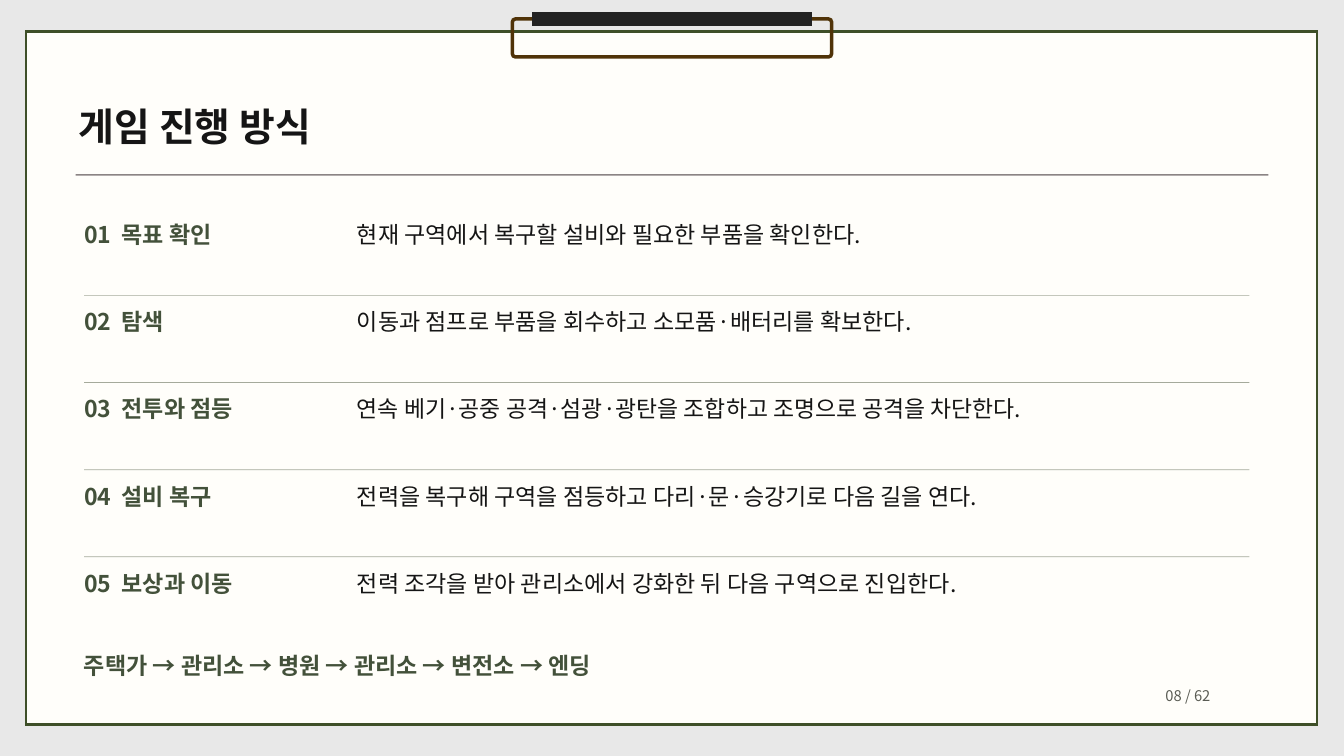
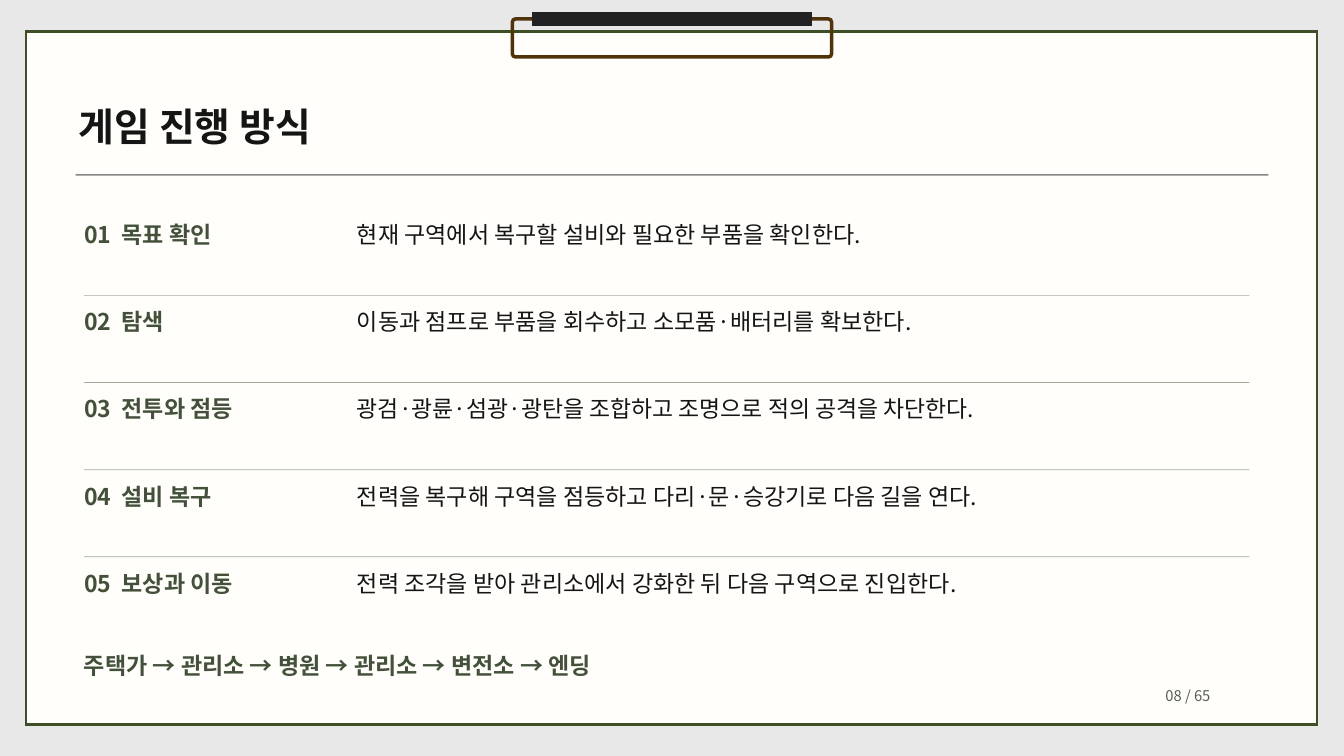
Before and after one commit to dbguswh/2Dgame_project, a slide deck: slide 8 of 2D게임프로그래밍 기획서.pptx. Drawn at 1344x756 pixels with LibreOffice and Linux fonts; fonts in the diff are those of the drawing. Boxes give left, top, right and bottom in pixels: in the first picture for what was removed or moved away, otherwise in the second. Text is boxed around its words. In the diff, an @@ line names an element or a change of style, - is before the commit and + after.

Commit message:
광륜과 구역별 침입자 및 다리 시점 연출을 기획에 반영

```diff
--- a/2D게임프로그래밍 기획서.pptx
+++ b/2D게임프로그래밍 기획서.pptx
@@ text at box(357, 398, 974, 419): text changed @@
-연속 베기·공중 공격·섬광·광탄을 조합하고 조명으로 공격을 차단한다.
+광검·광륜·섬광·광탄을 조합하고 조명으로 적의 공격을 차단한다.
@@ text at box(1165, 690, 1210, 701): text changed @@
-08 / 62
+08 / 65
```
Also in this commit, not shown: 60 other slides changed, 3 slides added, 1 other file.
